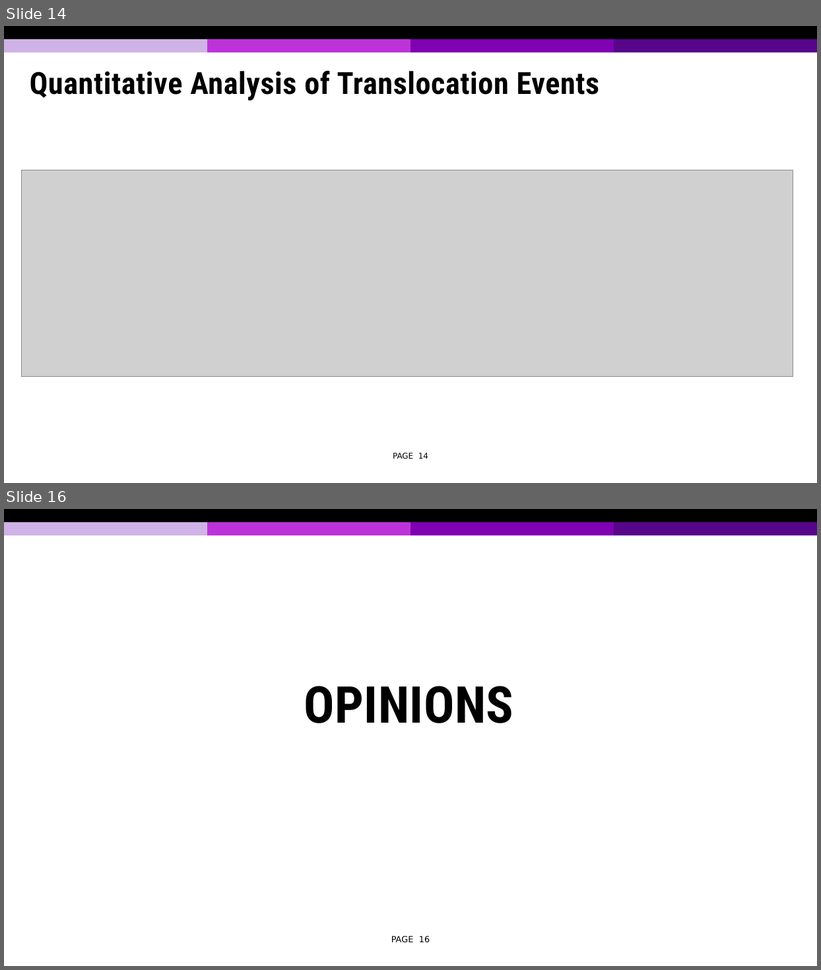
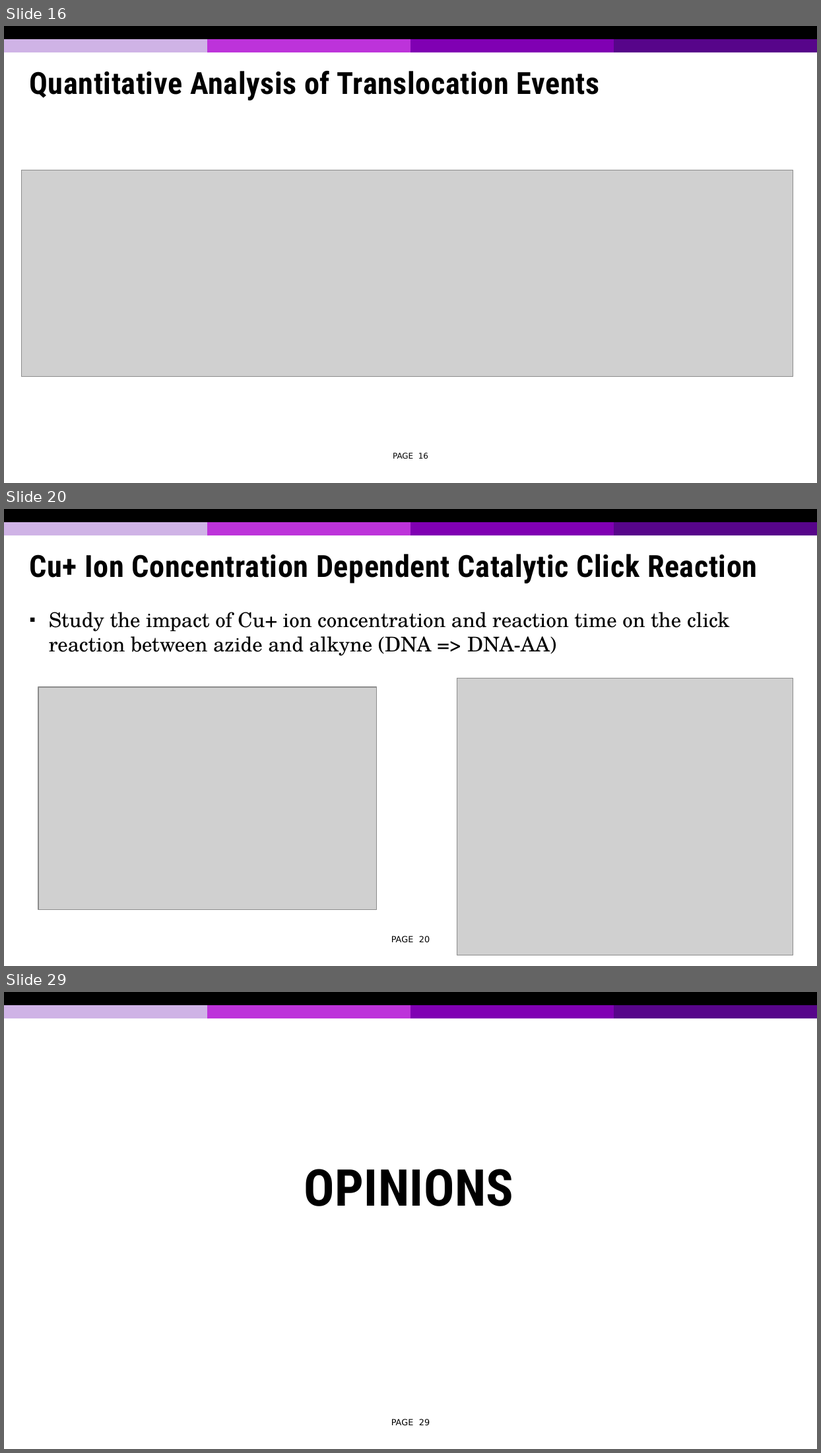
Before and after one commit to tonymin/ECE730, a slide deck: Presentation 2.pptx. Shown one above the other, each under a label of ours: slides 14 and 16 before the commit, slides 16, 20 and 29 after it; the slides between them are not shown. The pictures are 821x970 and 821x1453 pixels, drawn with LibreOffice and Linux fonts; fonts in the diff are those of the drawing; grey boxes stand for pictures; background and template pictures are left out. Boxes give left, top, right and bottom in pixels: in the first picture for what was removed or moved away, otherwise in the second. Text is boxed around its words. In the diff, an @@ line names an element or a change of style, - is before the commit and + after.

```diff
--- a/Presentation 2.pptx
+++ b/Presentation 2.pptx
@@ slide 20 added at (4,509,817,966), background #FFFFFF; not listed: 5 template elements that a slide beside it also shows @@
@@ title added at (30,554,757,584), 27 pt, text #000000, bold @@
+Cu+ Ion Concentration Dependent Catalytic Click Reaction
@@ text added at (49,612,730,656), 18 pt, text #000000 @@
+▪ Study the impact of Cu+ ion concentration and reaction time on the click reaction between azide and alkyne (DNA => DNA-AA)
@@ picture added at (457,678,793,955) @@
@@ picture added at (38,687,376,910) @@
@@ page number added at (391,936,430,943), 7.5 pt, text #000000 @@
+PAGE 20
@@ what was slide 14 is now slide 16 @@
@@ page number at (393,453,428,459): text changed @@
-PAGE 14
+PAGE 16
@@ what was slide 16 is now slide 29 @@
@@ page number at (391,1419,430,1426): text changed @@
-PAGE 16
+PAGE 29
```
Also in this commit, not shown: 3 slides changed, 12 other slides added.
